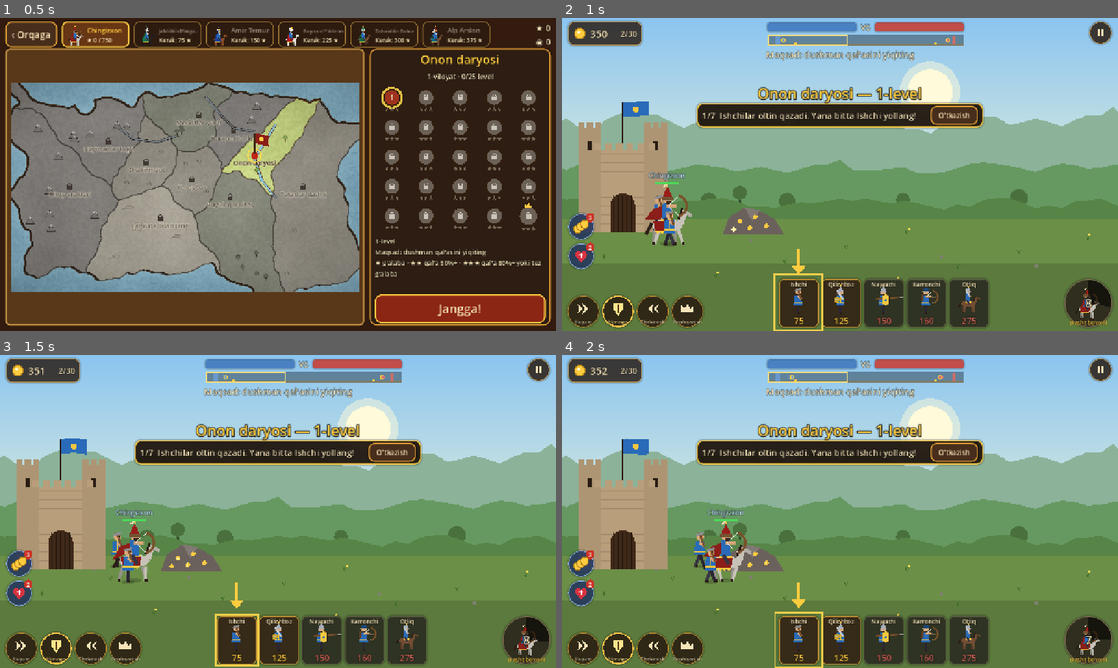
Above: before the commit, frames 1-4 (two rows, left to right).
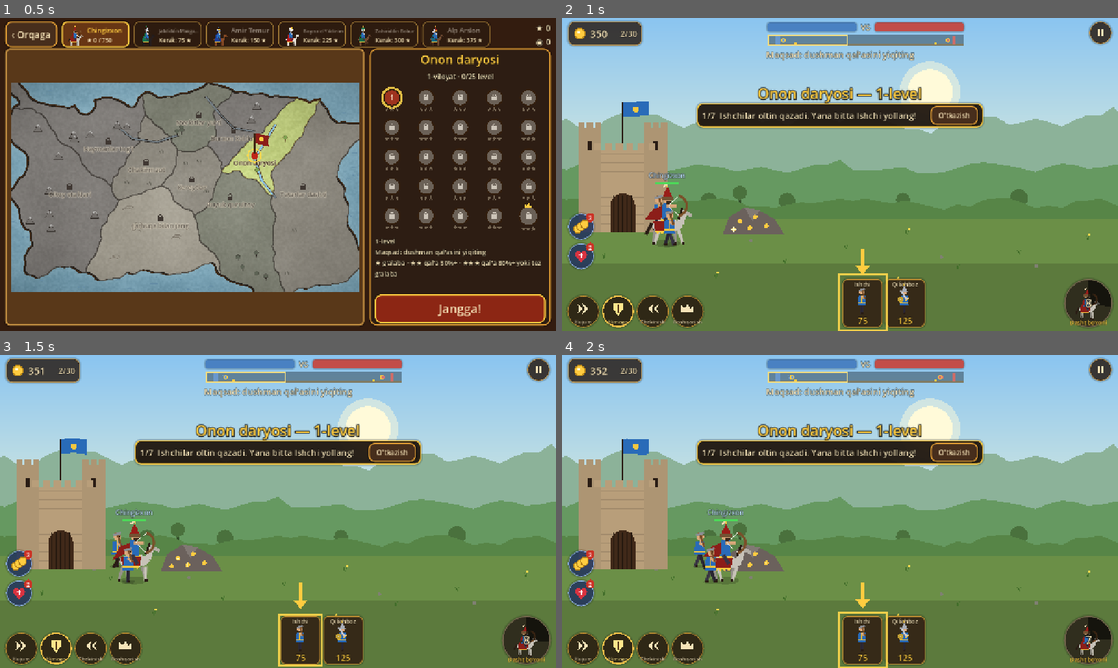
Above: after the commit, the same moments.

Repository: bekzodbeknematov8-cpu/lost-centuries-game
Game: Godot game, scene res://scenes/campaign_map.tscn
Two runs of this game, one before a commit and one after it. Both use one fixed random seed, a clock stepped at 60 frames per second and the inputs below. This scene is started directly instead of the project's main scene.
Inputs (mouse positions are in pixels of both pictures, inside the frame that each line leads up to):
- Up to frame 1 (0.5 s): no input
- Up to frame 2 (1 s): click "Jangga!" at 0.5 s
- Up to frame 3 (1.5 s): tap Enter at 1.25 s; move the mouse to (400, 495) at 1.27 s; hold D from 1.28 s (still down); click (400, 495) at 1.42 s
- Up to frame 4 (2 s): keep holding D; tap Space at 1.52 s

Frame 1 is identical in both runs. In frame 2, 4.7% of the frame differs, in the area x 16-77%, y 70-100%; in frame 3, 4.7%, in the area x 21-77%, y 70-100%; in frame 4, 4.7%.

Commit message:
Yangi askarlar: miltiqchi va jangovar fil
Miltiqchi (100 yulduz) va fil (250 yulduz, bosib o'tish mexanikasi),
grafika, ovozlar, AI, HUD (faqat ochiq askarlar). Dushman fillari faqat
tarixan bo'lgan viloyatlarda. Kampaniyalar qayta o'lchandi.

Co-Authored-By: Claude Opus 5.5 <noreply@anthropic.com>
Claude-Session: https://claude.ai/code/session_01AUvG8mVZ2xcqJ9Wfw9UwnE

Diff:
--- a/data/ai.json
+++ b/data/ai.json
@@ -25,7 +25,9 @@
 			"swordsman": 4,
 			"spearman": 3,
 			"archer": 3,
-			"cavalry": 1
+			"cavalry": 1,
+			"musketeer": 1,
+			"elephant": 1
 		},
 		"ability_min_targets": 3
 	},
@@ -40,7 +42,9 @@
 			"swordsman": 3,
 			"spearman": 3,
 			"archer": 3,
-			"cavalry": 2
+			"cavalry": 2,
+			"musketeer": 2,
+			"elephant": 1
 		},
 		"ability_min_targets": 3
 	}
--- a/data/campaigns.json
+++ b/data/campaigns.json
@@ -436,7 +436,10 @@
 					"ai": "normal",
 					"enemy_income": 1.15,
 					"par": 340,
-					"enemy_castle": 2300
+					"enemy_castle": 2300,
+					"enemy_extra": [
+						"elephant"
+					]
 				},
 				{
 					"id": "temur_09",
@@ -712,7 +715,10 @@
 					},
 					"ai": "hard",
 					"enemy_income": 0.92,
-					"par": 320
+					"par": 320,
+					"enemy_extra": [
+						"elephant"
+					]
 				},
 				{
 					"id": "bobur_09",
@@ -724,7 +730,10 @@
 					},
 					"ai": "hard",
 					"enemy_income": 0.95,
-					"par": 320
+					"par": 320,
+					"enemy_extra": [
+						"elephant"
+					]
 				},
 				{
 					"id": "bobur_10",
@@ -736,7 +745,10 @@
 					},
 					"ai": "hard",
 					"enemy_income": 0.98,
-					"par": 330
+					"par": 330,
+					"enemy_extra": [
+						"elephant"
+					]
 				}
 			]
 		},
--- a/data/strings.json
+++ b/data/strings.json
@@ -88,6 +88,18 @@
 		"en": "Archer",
 		"ru": "Лучник",
 		"tr": "Okçu"
+	},
+	"UNIT_MUSKETEER": {
+		"uz": "Miltiqchi",
+		"en": "Musketeer",
+		"ru": "Мушкетёр",
+		"tr": "Tüfekçi"
+	},
+	"UNIT_ELEPHANT": {
+		"uz": "Jangovar fil",
+		"en": "War elephant",
+		"ru": "Боевой слон",
+		"tr": "Savaş fili"
 	},
 	"UNIT_CAVALRY": {
 		"uz": "Otliq",
--- a/data/units.json
+++ b/data/units.json
@@ -60,7 +60,8 @@
 		"weapon": "spear",
 		"armor_type": "shield",
 		"bonus": {
-			"cavalry": 2.6
+			"cavalry": 2.6,
+			"elephant": 3.2
 		}
 	},
 	"archer": {
@@ -107,5 +108,57 @@
 			"worker": 1.5,
 			"infantry": 1.3
 		}
+	},
+	"musketeer": {
+		"name": "UNIT_MUSKETEER",
+		"cost": 180,
+		"train_time": 6.0,
+		"pop": 1,
+		"hp": 115,
+		"damage": 50,
+		"range": 280,
+		"cooldown": 2.6,
+		"speed": 70,
+		"armor": 0,
+		"class": "ranged",
+		"tags": [
+			"ranged"
+		],
+		"weapon": "musket",
+		"armor_type": "cloth",
+		"projectile": "bullet",
+		"bonus": {
+			"cavalry": 1.8,
+			"elephant": 2.2
+		},
+		"unlock_stars": 100
+	},
+	"elephant": {
+		"name": "UNIT_ELEPHANT",
+		"cost": 440,
+		"train_time": 10.0,
+		"pop": 3,
+		"hp": 820,
+		"damage": 34,
+		"range": 50,
+		"cooldown": 1.5,
+		"speed": 60,
+		"armor": 4,
+		"class": "melee",
+		"tags": [
+			"elephant"
+		],
+		"weapon": "tusk",
+		"armor_type": "hide",
+		"bonus": {
+			"infantry": 1.5,
+			"worker": 1.5,
+			"cavalry": 1.3
+		},
+		"trample": {
+			"targets": 2,
+			"mult": 0.4
+		},
+		"unlock_stars": 250
 	}
 }
--- a/scripts/sim/ai_controller.gd
+++ b/scripts/sim/ai_controller.gd
@@ -14,6 +14,8 @@
 	"swordsman": "archer",
 	"spearman": "archer",
 	"archer": "cavalry",
+	"musketeer": "cavalry",
+	"elephant": "spearman",
 }
 
 
--- a/scripts/sim/battle_sim.gd
+++ b/scripts/sim/battle_sim.gd
@@ -547,6 +547,10 @@
 	var pool: Array = ["swordsman", "spearman", "archer"]
 	if wave >= 3:
 		pool.append("cavalry")
+	if wave >= 8 and defs.has("musketeer"):
+		pool.append("musketeer")
+	if wave >= 12 and defs.has("elephant"):
+		pool.append("elephant")
 	var spawned := 0
 	while budget > 0.0 and spawned < 24:
 		var type: String = pool[rng.randi() % pool.size()]
@@ -897,6 +901,16 @@
 		_fire(u.team, u.x, 58.0, target.id, -1, _damage_against(u, target.def.get("tags", [])), u.def.projectile, u.id)
 	else:
 		_pending_hits.append([target, _damage_against(u, target.def.get("tags", [])), str(u.def.weapon), u])
+		if u.def.has("trample"):
+			# Fil: yaqin turgan yana bir nechta dushmanni ham bosib o'tadi (kamroq zarar)
+			var tr: Dictionary = u.def.trample
+			var left := int(tr.targets)
+			for e in _candidates(1 - u.team, u.x - float(u.def.range) - 30.0, u.x + float(u.def.range) + 30.0):
+				if left <= 0:
+					break
+				if e != target and not e.hero and absf(e.x - u.x) <= float(u.def.range) + 20.0 and (e.x - u.x) * u.facing >= -10.0:
+					_pending_hits.append([e, _damage_against(u, e.def.get("tags", [])) * float(tr.mult), str(u.def.weapon), u])
+					left -= 1
 
 
 func _resolve_pending_hits() -> void:
@@ -935,7 +949,7 @@
 	projectiles.append({
 		"team": team_idx, "from_x": from_x, "x": from_x, "h0": height,
 		"target": target_id, "castle": castle_team, "tx": tx,
-		"dmg": dmg, "kind": kind, "t": 0.0, "dur": maxf(0.25, dist / 620.0),
+		"dmg": dmg, "kind": kind, "t": 0.0, "dur": maxf(0.12, dist / 1500.0) if kind == "bullet" else maxf(0.25, dist / 620.0),
 		"shooter": shooter,
 	})
 	events.append({"type": "shoot", "team": team_idx, "x": from_x, "kind": kind})
@@ -959,7 +973,7 @@
 		else:
 			var tu2 := get_unit(p.target)
 			if tu2 and tu2.is_alive() and absf(tu2.x - p.x) < 40.0:
-				_apply_damage(tu2, p.dmg, "arrow", get_unit(p.shooter))
+				_apply_damage(tu2, p.dmg, "bullet" if str(p.kind) == "bullet" else "arrow", get_unit(p.shooter))
 			else:
 				events.append({"type": "miss", "x": p.x, "kind": p.kind})
 	projectiles = keep
@@ -999,6 +1013,10 @@
 				_: return "hit_flesh"
 		"spear":
 			return "sword_shield" if armor_type == "shield" else "spear_hit"
+		"bullet", "musket":
+			return "sword_shield" if armor_type == "shield" else ("arrow_metal" if armor_type == "metal" else "arrow_flesh")
+		"tusk":
+			return "castle_hit" if armor_type == "metal" else "hit_flesh"
 		_:
 			return "hit_flesh"
 
--- a/scripts/sim/campaign.gd
+++ b/scripts/sim/campaign.gd
@@ -9,6 +9,8 @@
 ## Saqlash formatidan mustaqil (stars: {level_id: 0..3}), shuning uchun testlash oson.
 
 const DEFAULT_PLAYER_GOLD := 350
+## Har doim mavjud askarlar; qolganlari (miltiqchi, fil) yulduzlar bilan ochiladi (units.json: unlock_stars)
+const BASE_UNITS := ["worker", "swordsman", "spearman", "archer", "cavalry"]
 const STAR_CASTLE_2 := 0.5    ## 2-yulduz: qal'a kamida 50% butun
 const STAR_CASTLE_3 := 0.8    ## 3-yulduz: qal'a kamida 80% butun YOKI par vaqtdan tez
 const DEFAULT_REGION_LEVELS := 10
@@ -78,6 +80,8 @@
 		lv.allowed = boss.allowed
 	if boss.has("enemy_allowed"):
 		lv.enemy_allowed = boss.enemy_allowed
+	if boss.has("enemy_extra"):
+		lv.enemy_extra = boss.enemy_extra
 	# Xilma-xillik: ba'zi levellar mudofaa, ba'zilarida dushman oldinroq boshlaydi yoki sizga qo'shimcha oltin
 	match n % 5:
 		4:
@@ -159,7 +163,9 @@
 		# Mudofaa levellarida dushman tajovuzkorroq.
 		ai_p.attack_ratio = 0.9
 		ai_p.min_attack_value = 350
-	var all_units := ["worker", "swordsman", "spearman", "archer", "cavalry"]
+	var all_units := BASE_UNITS.duplicate()
+	var enemy_units: Array = all_units.duplicate()
+	enemy_units.append_array(lv.get("enemy_extra", []))   # tarixan shu yerda bo'lgan qo'shimcha askarlar (masalan fillar)
 	var eh := str(lv.get("enemy_hero", ""))
 	var cfg := {
 		"seed": seed_value,
@@ -167,7 +173,7 @@
 		"castle_hp": [int(lv.get("player_castle", 2000)), int(float(lv.get("enemy_castle", 2000)) * float(dif.castle))],
 		"income_mult": [1.0, float(lv.get("enemy_income", 1.0)) * float(dif.income)],
 		"start_units": [["worker", "worker"], ["worker", "worker"]],
-		"allowed": [lv.get("allowed", all_units), lv.get("enemy_allowed", all_units)],
+		"allowed": [lv.get("allowed", all_units), lv.get("enemy_allowed", enemy_units)],
 		"heroes": [str(data.campaigns[cid].hero), eh if eh != "" else "sardor"],
 		"survive_time": float(lv.get("survive", 0.0)) if lv.get("objective", "destroy") == "survive" else 0.0,
 	}
@@ -247,3 +253,13 @@
 	if is_boss(str(level.get("id", ""))):
 		base *= 2
 	return base + stars * 15
+
+
+static func unlocked_units(unit_defs: Dictionary, stars: Dictionary) -> Array:
+	## O'yinchi uchun ochiq askarlar: asosiylar + yulduz talabi bajarilganlar.
+	var out: Array = BASE_UNITS.duplicate()
+	var total := total_stars(stars)
+	for k in unit_defs:
+		if unit_defs[k].has("unlock_stars") and total >= int(unit_defs[k].unlock_stars):
+			out.append(k)
+	return out
--- a/scripts/ui/hud.gd
+++ b/scripts/ui/hud.gd
@@ -133,15 +133,16 @@
 		queue_redraw()
 
 	func _draw() -> void:
-		var sc := 0.56 if type == "cavalry" else 0.74
-		Painter.draw_unit(self, _u, Vector2(size.x * 0.5 - 2, 80 if type != "cavalry" else 77), sc, _t)
+		var sc := 0.56 if type == "cavalry" else (0.4 if type == "elephant" else 0.74)
+		Painter.draw_unit(self, _u, Vector2(size.x * 0.5 - (8 if type == "elephant" else 2), 80 if type != "cavalry" else 77), sc, _t)
 		var font := get_theme_default_font()
 		var cost := int(_u.def.cost)
 		var col := Painter.GOLD if not disabled else Color(0.85, 0.4, 0.35)
 		draw_string_outline(font, Vector2(0, 104), str(cost), HORIZONTAL_ALIGNMENT_CENTER, size.x, 19, 4, Color(0, 0, 0, 0.8))
 		draw_string(font, Vector2(0, 104), str(cost), HORIZONTAL_ALIGNMENT_CENTER, size.x, 19, col)
-		draw_string_outline(font, Vector2(0, 18), tr(str(_u.def.name)), HORIZONTAL_ALIGNMENT_CENTER, size.x, 13, 3, Color(0, 0, 0, 0.8))
-		draw_string(font, Vector2(0, 18), tr(str(_u.def.name)), HORIZONTAL_ALIGNMENT_CENTER, size.x, 13, UITheme.PARCHMENT)
+		var nfit := UITheme.fit_text(font, tr(str(_u.def.name)), size.x - 4.0, 13, 10)
+		draw_string_outline(font, Vector2(0, 18), nfit[0], HORIZONTAL_ALIGNMENT_CENTER, size.x, nfit[1], 3, Color(0, 0, 0, 0.8))
+		draw_string(font, Vector2(0, 18), nfit[0], HORIZONTAL_ALIGNMENT_CENTER, size.x, nfit[1], UITheme.PARCHMENT)
 		var team: TeamState = battle.sim.teams[0]
 		var n := team.queue.count(type)
 		if n > 0:
@@ -607,7 +608,9 @@
 	units.add_theme_constant_override("separation", 6)
 	units.size_flags_vertical = Control.SIZE_SHRINK_END
 	bar.add_child(units)
-	for type in ["worker", "swordsman", "spearman", "archer", "cavalry"]:
+	for type in ["worker", "swordsman", "spearman", "archer", "cavalry", "musketeer", "elephant"]:
+		if not (type in battle.sim.teams[0].allowed):
+			continue
 		var b := UnitButton.new(type, battle)
 		targets["unit:" + type] = b
 		b.pressed.connect(_on_train.bind(type))
--- a/scripts/view/battle.gd
+++ b/scripts/view/battle.gd
@@ -35,6 +35,8 @@
 		terrain = terrain_for(GameData.maps, GameState.level_id)
 		var bc := Campaign.battle_config(GameData.campaigns, GameState.level_id, GameData.ai, randi(), GameState.slot_difficulty())
 		bc.cfg.upgrades = [GameState.upgrade_effects(), {}]
+		if not bc.level.has("allowed"):
+			bc.cfg.allowed[0] = Campaign.unlocked_units(GameData.units, GameState.progress.stars)
 		level = bc.level
 		ai_p = bc.ai
 		my_hero = str(bc.cfg.heroes[0])
@@ -45,6 +47,7 @@
 		my_hero = str(t.hero)
 		var tc := Tournament.battle_config(GameData.tournament, int(t.round), GameData.ai, GameData.heroes, my_hero, randi())
 		tc.cfg.upgrades = [GameState.upgrade_effects(), {}]
+		tc.cfg.allowed = [Campaign.unlocked_units(GameData.units, GameState.progress.stars), _enemy_units(str(tc.round.ai))]
 		ai_p = tc.ai
 		enemy_hero = str(tc.cfg.heroes[1])
 		terrain = str(tc.round.get("terrain", terrain))
@@ -57,6 +60,7 @@
 			"heroes": [my_hero, ""],
 			"endless": true,
 			"upgrades": [GameState.upgrade_effects(), {}],
+			"allowed": [Campaign.unlocked_units(GameData.units, GameState.progress.stars), Campaign.BASE_UNITS],
 		}, GameData.heroes)
 	else:
 		var others: Array = GameData.heroes.keys().filter(func(h: String) -> bool: return h != my_hero and bool(GameData.heroes[h].get("selectable", true)))
@@ -68,6 +72,7 @@
 			"start_units": [["worker", "worker"], ["worker", "worker"]],
 			"heroes": [my_hero, enemy_hero],
 			"upgrades": [GameState.upgrade_effects(), {}],
+			"allowed": [Campaign.unlocked_units(GameData.units, GameState.progress.stars), _enemy_units(diff)],
 		}, GameData.heroes)
 	enemy_ai = AIController.new(1, ai_p, randi())
 	cam = Camera2D.new()
@@ -109,6 +114,13 @@
 
 func _banner(text: String, life: float) -> void:
 	hud.show_banner(text, life)
+
+
+static func _enemy_units(ai_level: String) -> Array:
+	## Erkin jang va turnirda: oson raqib faqat asosiy askarlar, qolganlari miltiqchi va filni ham ishlatadi.
+	if ai_level == "easy":
+		return Campaign.BASE_UNITS.duplicate()
+	return GameData.units.keys()
 
 
 func _process(delta: float) -> void:
@@ -257,7 +269,11 @@
 			if e.get("controlled", false):
 				hud.on_control_lost()
 		"shoot":
-			Sfx.play("bow", _vol_at(x) * 0.45)
+			if str(e.get("kind", "")) == "bullet":
+				Sfx.play("musket", _vol_at(x) * 0.6)
+				_add_dust(Vector2(x + (40.0 if e.team == 0 else -40.0), GROUND_Y - 30.0), 2)
+			else:
+				Sfx.play("bow", _vol_at(x) * 0.45)
 		"miss":
 			Sfx.play("arrow_ground", _vol_at(x) * 0.3)
 		"castle_hit":
@@ -281,6 +297,8 @@
 		"trained":
 			if e.team == 0:
 				Sfx.play("ready", 0.5)
+			if str(e.get("unit", "")) == "elephant":
+				Sfx.play("elephant", maxf(0.4, _vol_at(x)), 0.05)
 		"swing":
 			Sfx.play("swing", _vol_at(x) * 0.6)
 		"stance":
@@ -431,7 +449,7 @@
 		var pos := Vector2(u.x, _unit_y(u.lane))
 		# Soya
 		draw_set_transform(pos, 0.0, Vector2(1.0, 0.3))
-		draw_circle(Vector2.ZERO, 30.0 if u.type == "cavalry" else 16.0, Color(0, 0, 0, 0.18))
+		draw_circle(Vector2.ZERO, 48.0 if u.type == "elephant" else (30.0 if Painter.is_mounted(u) else 16.0), Color(0, 0, 0, 0.18))
 		draw_set_transform(Vector2.ZERO, 0.0, Vector2.ONE)
 		var sc := 1.2 if u.hero else 1.0
 		if u.is_alive() and sim.teams[u.team].buff_time > 0.0:
@@ -451,7 +469,7 @@
 			draw_string_outline(font, lp, name, HORIZONTAL_ALIGNMENT_CENTER, 220, 16, 4, Color(0, 0, 0, 0.7))
 			draw_string(font, lp, name, HORIZONTAL_ALIGNMENT_CENTER, 220, 16, col)
 		if u.is_alive() and (u.hp < u.max_hp or u.hero):
-			var top := (-140.0 if u.hero else (-112.0 if Painter.is_mounted(u) else -98.0))
+			var top := (-140.0 if u.hero else (-158.0 if u.type == "elephant" else (-112.0 if Painter.is_mounted(u) else -98.0)))
 			var w := 54.0 if u.hero else 34.0
 			draw_rect(Rect2(pos.x - w * 0.5, pos.y + top, w, 5), Color(0, 0, 0, 0.5))
 			var col := Color(0.3, 0.85, 0.35) if u.team == 0 else Color(0.95, 0.3, 0.25)
@@ -504,6 +522,9 @@
 		return
 	if sim.time > 3.0 and _stress_frames.is_empty():
 		var kinds := ["swordsman", "spearman", "archer", "cavalry"]
+		for a in OS.get_cmdline_user_args():
+			if a.begins_with("--stress_kinds="):
+				kinds = Array(a.split("=")[1].split(","))
 		for i in _stress_n:
 			var u := sim.spawn_unit(i % 2, kinds[(i / 2) % kinds.size()])
 			u.x += (sim.teams[i % 2].dir) * float(i / 2) * 6.0
--- a/scripts/view/painter.gd
+++ b/scripts/view/painter.gd
@@ -43,7 +43,9 @@
 	var swing := 0.0
 	if u.attack_anim > 0.0:
 		swing = sin((1.0 - u.attack_anim / 0.35) * PI)
-	if is_mounted(u):
+	if u.type == "elephant":
+		_draw_elephant(ci, u, cols, walk, swing, alpha, flash, t)
+	elif is_mounted(u):
 		_draw_horse(ci, u, walk, alpha, t)
 		ci.draw_set_transform(pos + Vector2(0, -34 * scale_f).rotated(rot * u.facing), rot * u.facing, Vector2(u.facing * scale_f, scale_f))
 		if u.hero:
@@ -53,10 +55,54 @@
 		_draw_person(ci, u, cols, walk, swing, alpha, flash, t)
 	ci.draw_set_transform(Vector2.ZERO, 0.0, Vector2.ONE)
 	if u.is_alive() and u.stun > 0.0:
-		var top := pos + Vector2(0, (-118.0 if is_mounted(u) else -95.0) * scale_f)
+		var top := pos + Vector2(0, unit_top(u) * scale_f)
 		for i in 3:
 			var ang := t * 5.0 + i * TAU / 3.0
 			_star(ci, top + Vector2(cos(ang) * 14.0, sin(ang) * 4.0), 4.0, Color(1, 0.9, 0.3))
+
+
+static func unit_top(u: UnitState) -> float:
+	## Askar boshining tepasi (hayrat yulduzchalari va HP chizig'i uchun).
+	if u.type == "elephant":
+		return -150.0
+	return -118.0 if is_mounted(u) else -95.0
+
+
+static func _draw_elephant(ci: CanvasItem, u: UnitState, cols: Array, walk: float, swing: float, a: float, flash: bool, t: float) -> void:
+	## Jangovar fil: kulrang tana, xartumi, oq qoziq tishlari, ustida jamoa rangidagi kajava va fil haydovchi.
+	var skin := Color(0.52, 0.5, 0.5)
+	var dark := skin.darkened(0.25)
+	# Oyoqlar (yurganda navbatma-navbat)
+	for i in 4:
+		var lx := -32.0 + i * 20.0
+		var off := walk * 6.0 * (1.0 if i % 2 == 0 else -1.0)
+		ci.draw_rect(Rect2(Vector2(lx + off - 7, -38), Vector2(15, 38)), _c(dark if i % 2 == 0 else skin, a, flash))
+	# Tana
+	var body := PackedVector2Array()
+	for i in 20:
+		var ang := TAU * i / 20.0
+		body.append(Vector2(-6 + cos(ang) * 48.0, -62 + sin(ang) * 30.0))
+	ci.draw_colored_polygon(body, _c(skin, a, flash))
+	# Bosh va quloq
+	ci.draw_circle(Vector2(40, -74), 20.0, _c(skin, a, flash))
+	ci.draw_colored_polygon(PackedVector2Array([Vector2(30, -88), Vector2(18, -84), Vector2(16, -62), Vector2(28, -58)]), _c(dark, a, flash))
+	ci.draw_circle(Vector2(48, -80), 2.2, _c(DARK, a))
+	# Xartum (hujumda ko'tariladi)
+	var tr_end := Vector2(62, -30).lerp(Vector2(78, -92), swing)
+	ci.draw_polyline(PackedVector2Array([Vector2(54, -70), Vector2(60, -52).lerp(Vector2(70, -80), swing), tr_end]), _c(skin, a, flash), 9.0, true)
+	# Qoziq tishlar
+	ci.draw_line(Vector2(50, -62), Vector2(68, -50), _c(Color(0.97, 0.95, 0.88), a), 4.0, true)
+	# Kajava (jamoa rangida) va haydovchi
+	var tunic: Color = cols[0]
+	var trim: Color = cols[1]
+	ci.draw_rect(Rect2(Vector2(-34, -100), Vector2(46, 14)), _c(trim, a))
+	ci.draw_rect(Rect2(Vector2(-30, -116), Vector2(38, 18)), _c(tunic, a, flash))
+	ci.draw_line(Vector2(-30, -116), Vector2(8, -116), _c(GOLD, a), 3.0)
+	ci.draw_colored_polygon(PackedVector2Array([Vector2(-36, -84), Vector2(14, -84), Vector2(18, -60), Vector2(-40, -60)]), _c(tunic.darkened(0.15), a))
+	ci.draw_line(Vector2(-38, -72), Vector2(16, -72), _c(trim, a), 3.0)
+	var head := Vector2(-11, -126)
+	ci.draw_circle(head, 7.5, _c(SKIN, a, flash))
+	_draw_headgear(ci, "archer", head, cols, a)
 
 
 static func is_mounted(u: UnitState) -> bool:
@@ -165,6 +211,19 @@
 			ci.draw_line(shoulder, pull, _c(SKIN.darkened(0.1), a, flash), 4.0, true)
 			# O'qdon
 			ci.draw_rect(Rect2(-14, -60, 7, 22), _c(WOOD.darkened(0.2), a))
+		"musketeer":
+			# Uzun miltiq: yog'och qo'ndoq va po'lat stvol; o'q uzganda chaqnash va tutun
+			var recoil := swing * 4.0
+			var hand4 := shoulder + Vector2(10 - recoil, 6)
+			ci.draw_line(shoulder, hand4, _c(SKIN, a, flash), 5.0, true)
+			ci.draw_line(hand4 + Vector2(-16, 4), hand4 + Vector2(8, 0), _c(WOOD, a), 5.0, true)
+			ci.draw_line(hand4 + Vector2(6, 0), hand4 + Vector2(46, -3), _c(STEEL.darkened(0.2), a), 3.0, true)
+			if u.attack_anim > 0.2:
+				var mz := hand4 + Vector2(50, -3)
+				ci.draw_circle(mz, 6.0, _c(Color(1.0, 0.85, 0.4), a))
+				ci.draw_circle(mz + Vector2(8, -4), 9.0, _c(Color(0.75, 0.73, 0.7, 0.6), a))
+			# Porox xaltasi
+			ci.draw_circle(Vector2(-10, -36), 5.0, _c(WOOD.darkened(0.3), a))
 	if u.controlled and u.is_alive():
 		var pulse := 0.6 + 0.4 * sin(t * 6.0)
 		ci.draw_arc(Vector2(0, 2), 22.0, 0, TAU, 24, Color(1, 0.85, 0.2, pulse), 3.0)
@@ -228,6 +287,10 @@
 	match type:
 		"worker":
 			ci.draw_colored_polygon(PackedVector2Array([head + Vector2(-9, -3), head + Vector2(9, -3), head + Vector2(5, -11), head + Vector2(-6, -11)]), _c(Color(0.55, 0.42, 0.28), a))
+		"musketeer":
+			# Baland kigiz qalpoq
+			ci.draw_colored_polygon(PackedVector2Array([head + Vector2(-9, -2), head + Vector2(9, -2), head + Vector2(7, -20), head + Vector2(-5, -22)]), _c(trim.darkened(0.15), a))
+			ci.draw_line(head + Vector2(-10, -3), head + Vector2(10, -3), _c(cols[0].darkened(0.3), a), 4.0)
 		"archer":
 			# Mo'ynali qalpoq
 			ci.draw_colored_polygon(PackedVector2Array([head + Vector2(-10, -2), head + Vector2(10, -2), head + Vector2(6, -14), head + Vector2(-4, -15)]), _c(cols[0].darkened(0.35), a))
@@ -404,6 +467,13 @@
 
 static func draw_projectile(ci: CanvasItem, p: Dictionary, ground_y: float) -> void:
 	var k := clampf(p.t / p.dur, 0.0, 1.0)
+	if str(p.kind) == "bullet":
+		# Miltiq o'qi: deyarli to'g'ri chiziq, qisqa iz
+		var bp := Vector2(p.x, ground_y - lerpf(float(p.h0), 50.0, k))
+		var bd := signf(float(p.tx) - float(p.from_x))
+		ci.draw_line(bp - Vector2(bd * 14.0, 0), bp, Color(1, 0.9, 0.6, 0.5), 2.0)
+		ci.draw_circle(bp, 2.2, DARK)
+		return
 	var arc := 4.0 * k * (1.0 - k) * minf(140.0, absf(p.tx - p.from_x) * 0.3)
 	var h := lerpf(float(p.h0), 40.0, k) + arc
 	var pos := Vector2(p.x, ground_y - h)
--- a/tests/run_tests.gd
+++ b/tests/run_tests.gd
@@ -1146,3 +1146,76 @@
 	var r2 := UITheme.fit_text(font, long, 90.0, 15, 10)
 	check(int(r2[1]) == 10 and str(r2[0]).ends_with("…"), "uzun matn kichrayib, '…' bilan tugashi kerak")
 	check(font.get_string_size(str(r2[0]), HORIZONTAL_ALIGNMENT_LEFT, -1, 10).x <= 90.0, "matn kenglikka sig'ishi kerak")
+
+
+# --- Yangi askarlar: miltiqchi va jangovar fil -------------------------------------
+
+func test_new_units_unlock_by_stars() -> void:
+	var c := camp()
+	var none := Campaign.unlocked_units(defs, {})
+	check(not ("musketeer" in none) and not ("elephant" in none), "boshida yangi askarlar yopiq bo'lishi kerak")
+	var st := {}
+	for lv in Campaign.all_levels(c, "chingiz").slice(0, 40):
+		st[lv.id] = 3
+	var some := Campaign.unlocked_units(defs, st)
+	check("musketeer" in some and not ("elephant" in some), "120 yulduzda faqat miltiqchi ochiladi")
+	for lv in Campaign.all_levels(c, "chingiz").slice(40, 90):
+		st[lv.id] = 3
+	check("elephant" in Campaign.unlocked_units(defs, st), "270 yulduzda fil ham ochiladi")
+	# Kampaniyada dushman: Bobur kampaniyasida fil va miltiqchi, Chingizda yo'q
+	var b := Campaign.battle_config(c, "bobur_09#7", ai_params, 1)
+	check("elephant" in b.cfg.allowed[1], "Panipatda dushman fil ishlatadi")
+	check(not ("elephant" in Campaign.battle_config(c, "bobur_05", ai_params, 1).cfg.allowed[1]), "Qandahorda fil bo'lmasligi kerak")
+	var ch := Campaign.battle_config(c, "chingiz_05", ai_params, 1)
+	check(not ("elephant" in ch.cfg.allowed[1]), "Chingiz kampaniyasida fil bo'lmasligi kerak")
+
+
+func test_elephant_tramples() -> void:
+	var s := new_sim({"start_units": [[], []]})
+	var el := s.spawn_unit(0, "elephant")
+	el.x = 1000.0
+	var es := place_enemies(s, "swordsman", [1040.0, 1045.0, 1050.0, 1055.0])
+	for e in es:
+		e.stun = 5.0
+	s.set_stance(0, TeamState.Stance.ATTACK)
+	for i in int(2.0 / BattleSim.STEP):
+		s.step()
+		s.events.clear()
+	var hurt := 0
+	for e in es:
+		if e.hp < e.max_hp:
+			hurt += 1
+	check(hurt >= 3, "fil bir zarbada bir nechta dushmanga tegishi kerak (%d)" % hurt)
+
+
+func test_counters_new_units() -> void:
+	## Teng narxli otryadlar: nayzachi filni, miltiqchi filni yengadi; otliq miltiqchini yengadi.
+	check(squad_fight("spearman", "elephant") > 0.5, "nayzachi filni yengishi kerak")
+	check(squad_fight("musketeer", "elephant") > 0.5, "miltiqchi filni yengishi kerak")
+	check(squad_fight("cavalry", "musketeer") > 0.5, "otliq miltiqchini yengishi kerak")
+	check(squad_fight("elephant", "swordsman") > 0.5, "fil qilichbozni yengishi kerak")
+
+
+func squad_fight(a: String, b: String) -> float:
+	var wins := 0.0
+	for seed in 2:
+		for side in 2:
+			var s := BattleSim.new()
+			s.setup(defs, {"seed": seed, "start_units": [[], []]})
+			var ta := side
+			var tb := 1 - side
+			for k in int(1650.0 / float(defs[a].cost)):
+				var u := s.spawn_unit(ta, a)
+				u.x = 1600 - s.teams[ta].dir * (300 + k * 12)
+			for k in int(1650.0 / float(defs[b].cost)):
+				var u := s.spawn_unit(tb, b)
+				u.x = 1600 - s.teams[tb].dir * (300 + k * 12)
+			s.teams[0].stance = TeamState.Stance.ATTACK
+			s.teams[1].stance = TeamState.Stance.ATTACK
+			for i in int(120 / BattleSim.STEP):
+				s.step()
+				s.events.clear()
+				if s.alive_units(0).is_empty() or s.alive_units(1).is_empty():
+					break
+			wins += 1.0 if s.army_value(ta) > s.army_value(tb) else 0.0
+	return wins / 4.0
--- a/tools/campaign_balance.gd
+++ b/tools/campaign_balance.gd
@@ -31,6 +31,8 @@
 			var tsum := 0.0
 			for g in games:
 				var bc := Campaign.battle_config(camp, lv.id, ai, 700 + g)
+				# O'yinchi shu kampaniya ochilgan paytdagi yulduzlar bilan ochilgan askarlarga ega
+				bc.cfg.allowed[0] = Campaign.unlocked_units(defs, {"_": int(camp.campaigns[cid].require_stars)})
 				var s := BattleSim.new()
 				s.setup(defs, bc.cfg, hd)
 				var pa := AIController.new(0, ai.normal, g * 5 + 1)
--- a/tools/squad_matrix.gd
+++ b/tools/squad_matrix.gd
@@ -3,9 +3,9 @@
 ##   godot --headless --path . -s res://tools/squad_matrix.gd
 func _init():
 	var defs = JSON.parse_string(FileAccess.get_file_as_string("res://data/units.json"))
-	var types = ["swordsman","spearman","archer","cavalry"]
+	var types = ["swordsman","spearman","archer","cavalry","musketeer","elephant"]
 	var budget = 1650.0
-	print("           sword spear arch  cav")
+	print("           sword spear arch  cav   musk  eleph")
 	for a in types:
 		var row = "%-10s" % a
 		for b in types:
Not shown, added: assets/audio/sfx/elephant_1.wav.import
Not shown, added: assets/audio/sfx/elephant_2.wav.import
Not shown, added: assets/audio/sfx/musket_1.wav.import
Not shown, added: assets/audio/sfx/musket_2.wav.import
Not shown, added: assets/audio/sfx/musket_3.wav.import
Not shown, changed: DECISIONS.md
Not shown, changed: PROGRESS.md
Not shown, added: assets/audio/sfx/elephant_1.wav
Not shown, added: assets/audio/sfx/elephant_2.wav
Not shown, added: assets/audio/sfx/musket_1.wav
Not shown, added: assets/audio/sfx/musket_2.wav
Not shown, added: assets/audio/sfx/musket_3.wav
(and 2 more such lines)
